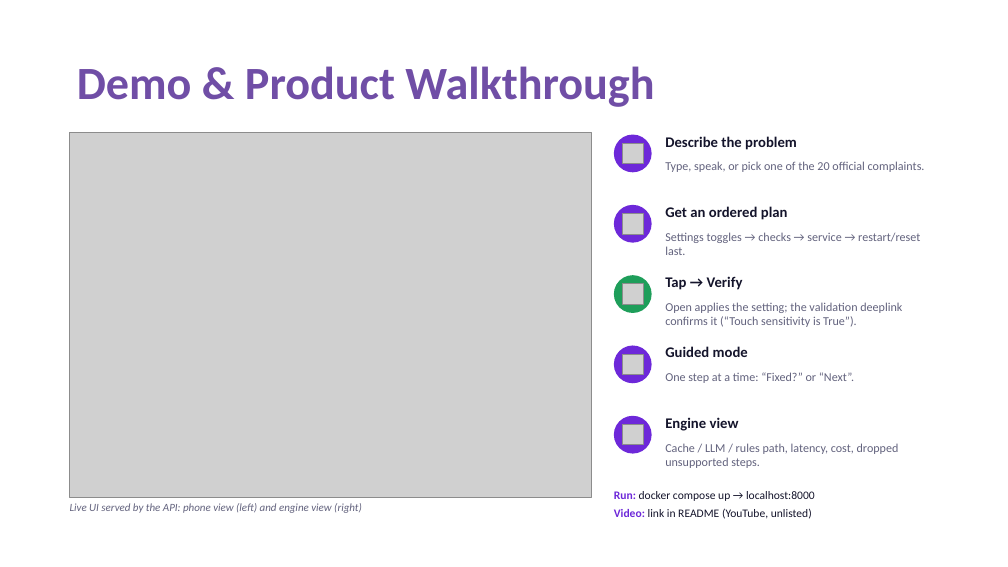
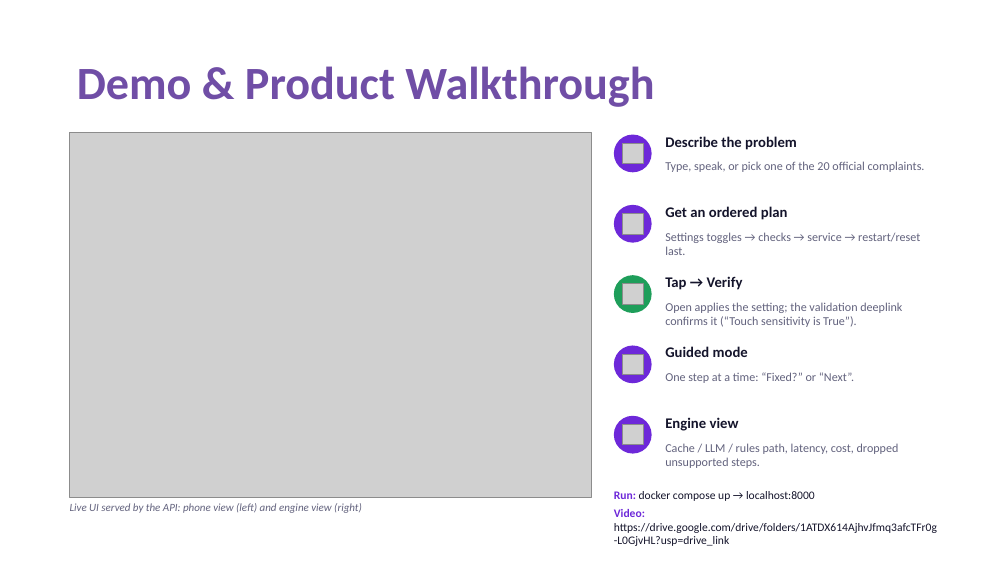
Before and after one commit to AbhishekVerma295/SRMIST_QueueQueueing_PRISM_Theme02, a slide deck: slide 5 of docs/SRMIST_QueueQueueing.pptx. Drawn at 1008x567 pixels with LibreOffice and Linux fonts; fonts in the diff are those of the drawing; grey boxes stand for pictures. Boxes give left, top, right and bottom in pixels: in the first picture for what was removed or moved away, otherwise in the second. Text is boxed around its words. In the diff, an @@ line names an element or a change of style, - is before the commit and + after.

Commit message:
Final submission: demo video link, deck and README

```diff
--- a/docs/SRMIST_QueueQueueing.pptx
+++ b/docs/SRMIST_QueueQueueing.pptx
@@ text at (x1=614, y1=509, x2=937, y2=546): text changed @@
-Video: link in README (YouTube, unlisted)
+Video: https://drive.google.com/drive/folders/1ATDX614AjhvJfmq3afcTFr0g-L0GjvHL?usp=drive_link
```
Also in this commit, not shown: 1 other slide changed, 4 other files.
